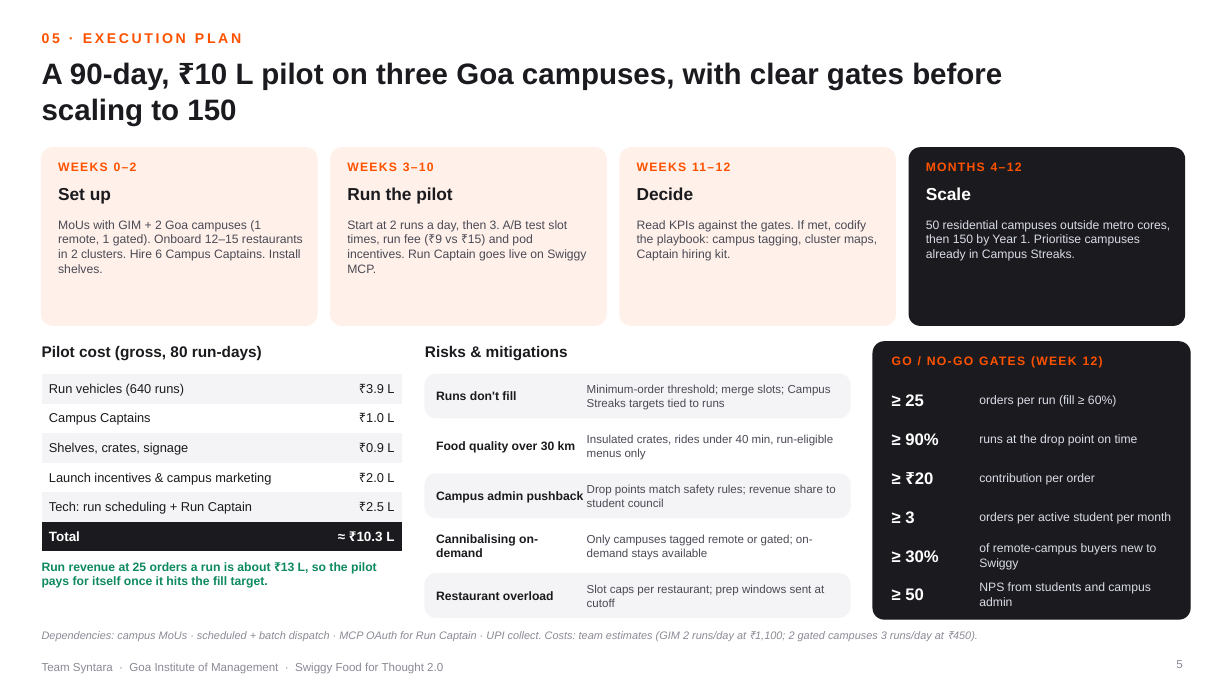
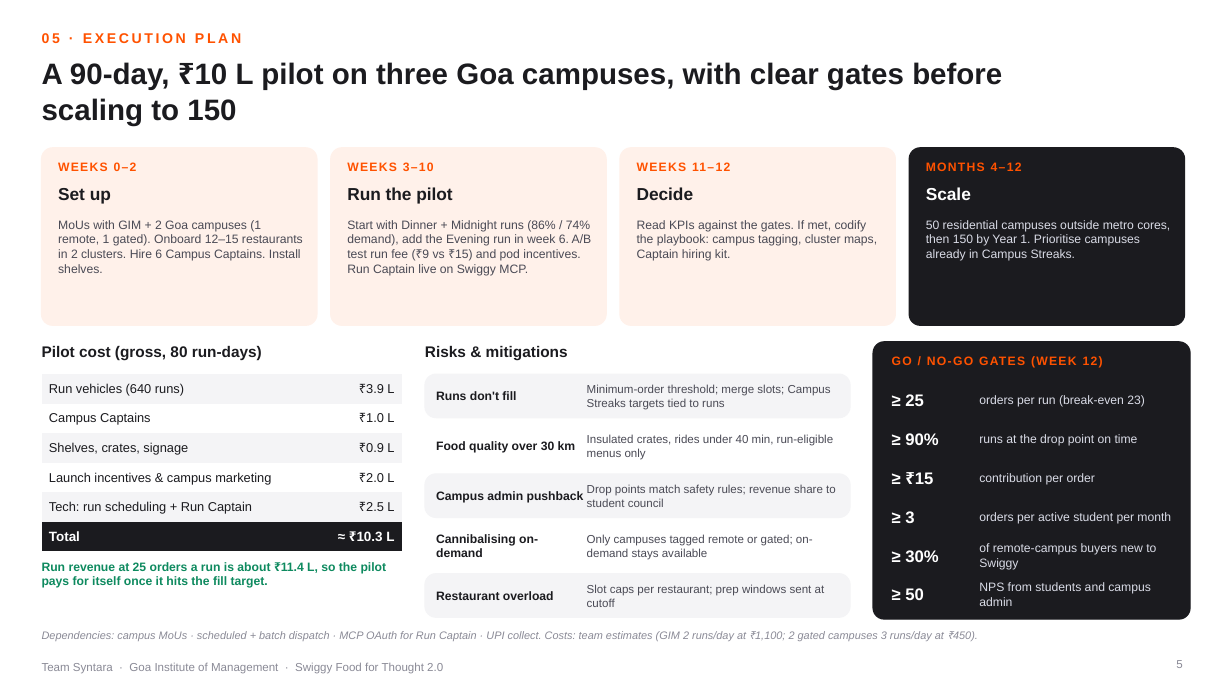
Before and after one commit to SamarthKamat/Swiggy, a slide deck: slide 5 of deck/CampusRun_TeamSyntara_GIM.pptx. Drawn at 1232x693 pixels with LibreOffice and Linux fonts; fonts in the diff are those of the drawing; background and template pictures are left out. Boxes give left, top, right and bottom in pixels: in the first picture for what was removed or moved away, otherwise in the second. Text is boxed around its words. In the diff, an @@ line names an element or a change of style, - is before the commit and + after.

```diff
--- a/deck/CampusRun_TeamSyntara_GIM.pptx
+++ b/deck/CampusRun_TeamSyntara_GIM.pptx
@@ text at (347,220,592,276): text changed @@
-Start at 2 runs a day, then 3. A/B test slot times, run fee (₹9 vs ₹15) and pod incentives. Run Captain goes live on Swiggy MCP.
+Start with Dinner + Midnight runs (86% / 74% demand), add the Evening run in week 6. A/B test run fee (₹9 vs ₹15) and pod incentives. Run Captain live on Swiggy MCP.
@@ text at (979,395,1145,407): text changed @@
-orders per run (fill ≥ 60%)
+orders per run (break-even 23)
@@ text at (915,472,934,484): text changed @@
-≥ ₹20
+≥ ₹15
@@ text at (42,562,387,588): text changed @@
-Run revenue at 25 orders a run is about ₹13 L, so the pilot pays for itself once it hits the fill target.
+Run revenue at 25 orders a run is about ₹11.4 L, so the pilot pays for itself once it hits the fill target.
```
Also in this commit, not shown: 3 other slides changed, 21 other files.
